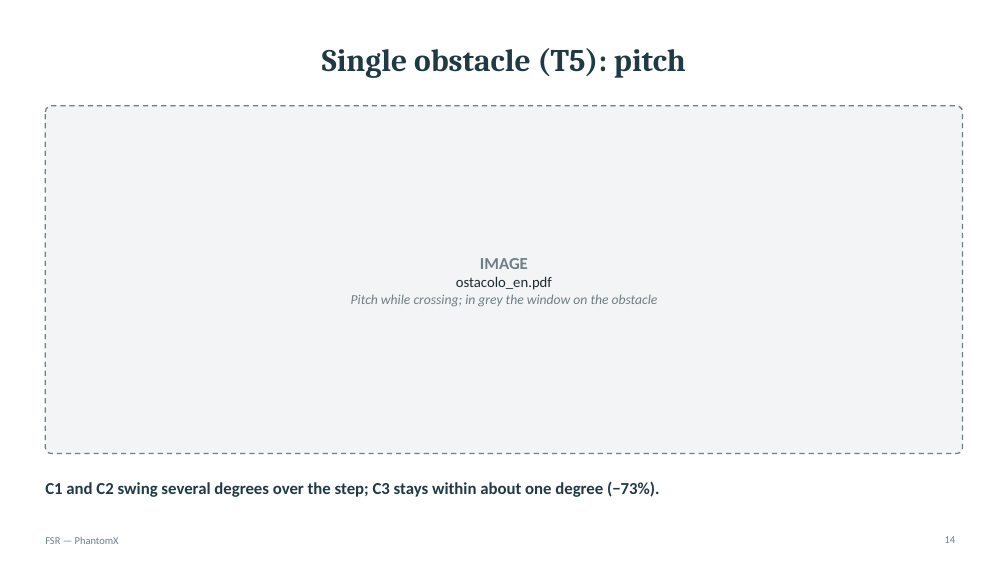
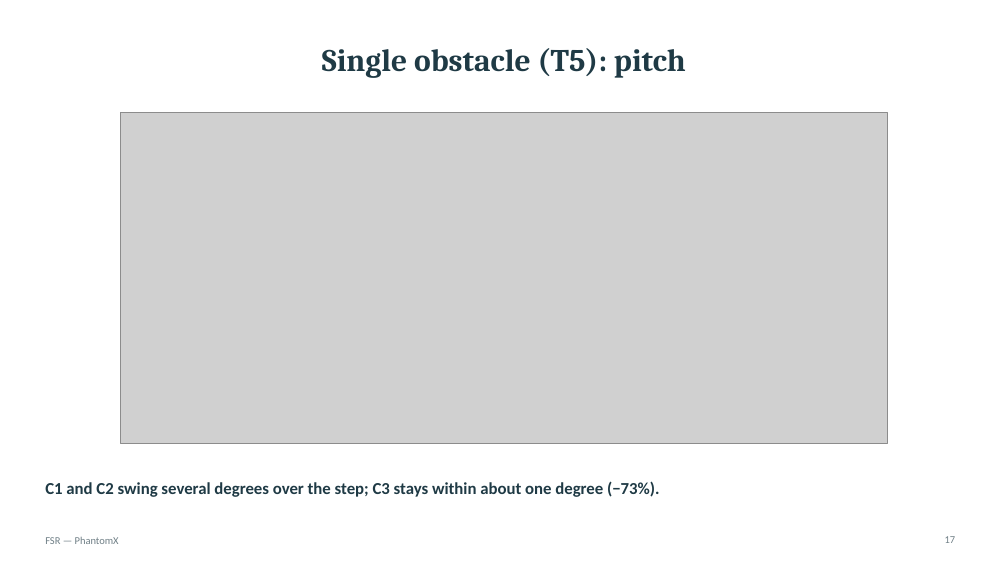
Before and after one commit to eroscribello/FSR, a slide deck: slide 17 of presentazione/FSR_phantomx_presentation.pptx (slide 14 before the commit). Drawn at 1008x567 pixels with LibreOffice and Linux fonts; fonts in the diff are those of the drawing; grey boxes stand for pictures. Boxes give left, top, right and bottom in pixels: in the first picture for what was removed or moved away, otherwise in the second. Text is boxed around its words. In the diff, an @@ line names an element or a change of style, - is before the commit and + after.

```diff
--- a/presentazione/FSR_phantomx_presentation.pptx
+++ b/presentazione/FSR_phantomx_presentation.pptx
@@ rounded rectangle removed at bbox=[45, 106, 963, 454] @@
@@ picture added at bbox=[121, 113, 888, 444] @@
@@ text removed at bbox=[351, 258, 658, 307] @@
-IMAGE
-ostacolo_en.pdf
-Pitch while crossing; in grey the window on the obstacle
@@ page number at bbox=[945, 536, 956, 543]: text changed @@
-14
+17
```
Also in this commit, not shown: 24 other slides changed, 4 slides added, 2 slides removed, 3 other files.
